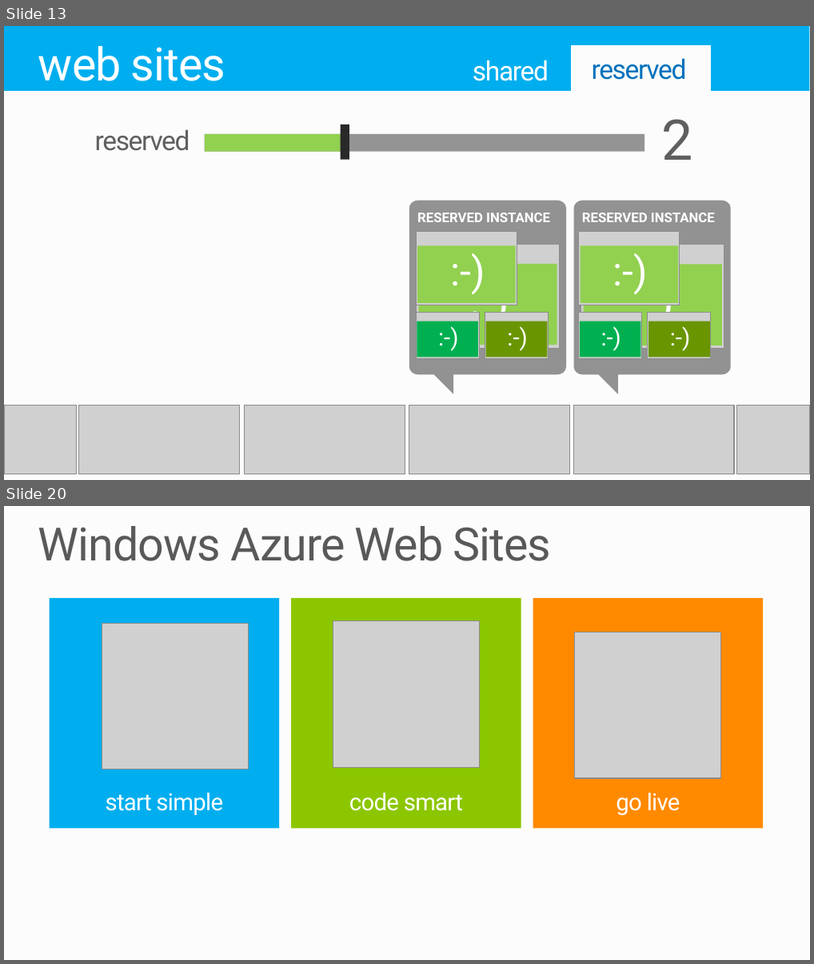
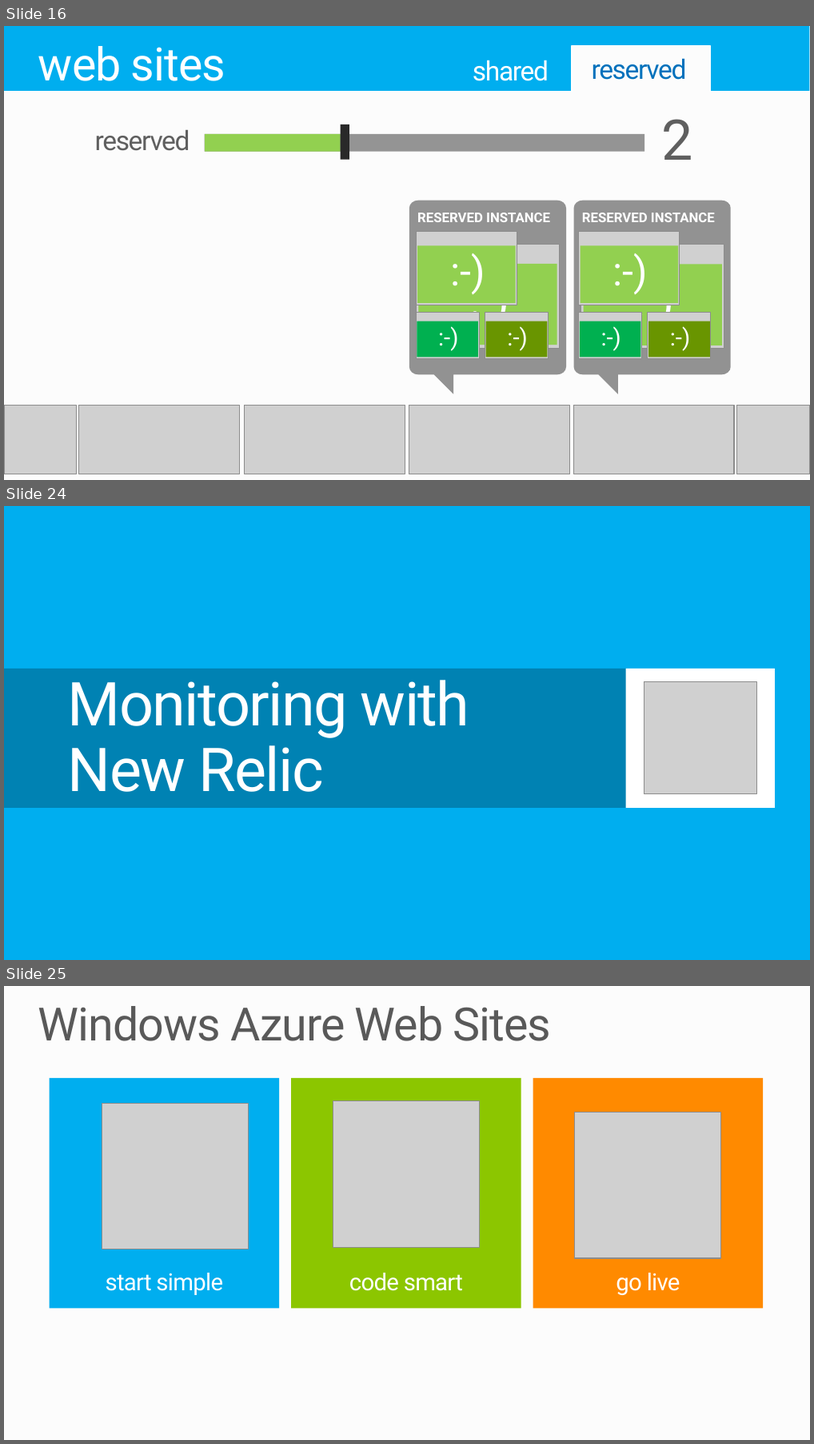
Before and after one commit to raz2/PRESENTATION-WindowsAzureWebSites, a slide deck: WindowsAzureWebSites.pptx. Shown one above the other, each under a label of ours: slides 13 and 20 before the commit, slides 16, 24 and 25 after it; the slides between them are not shown. The pictures are 814x964 and 814x1444 pixels, drawn with LibreOffice and Linux fonts; fonts in the diff are those of the drawing; grey boxes stand for pictures; background and template pictures are left out. Boxes give left, top, right and bottom in pixels: in the first picture for what was removed or moved away, otherwise in the second. Text is boxed around its words. In the diff, an @@ line names an element or a change of style, - is before the commit and + after.

```diff
--- a/WindowsAzureWebSites.pptx
+++ b/WindowsAzureWebSites.pptx
@@ slide 24 added at [4,506,810,960], background #00AEEF @@
@@ rectangle added at [770,602,810,875], fill #00AEEF @@
@@ rectangle added at [4,668,626,808], fill #0083B3 @@
@@ rectangle added at [626,668,775,808], fill #FFFFFF @@
@@ title added at [68,680,470,792], 54 pt, text #FFFFFF @@
+Monitoring with
+New Relic
@@ picture added at [644,682,757,794] @@
@@ what was slide 13 is now slide 16 @@
@@ what was slide 20 is now slide 25 @@
```
Also in this commit, not shown: 4 slides changed, 4 other slides added.
